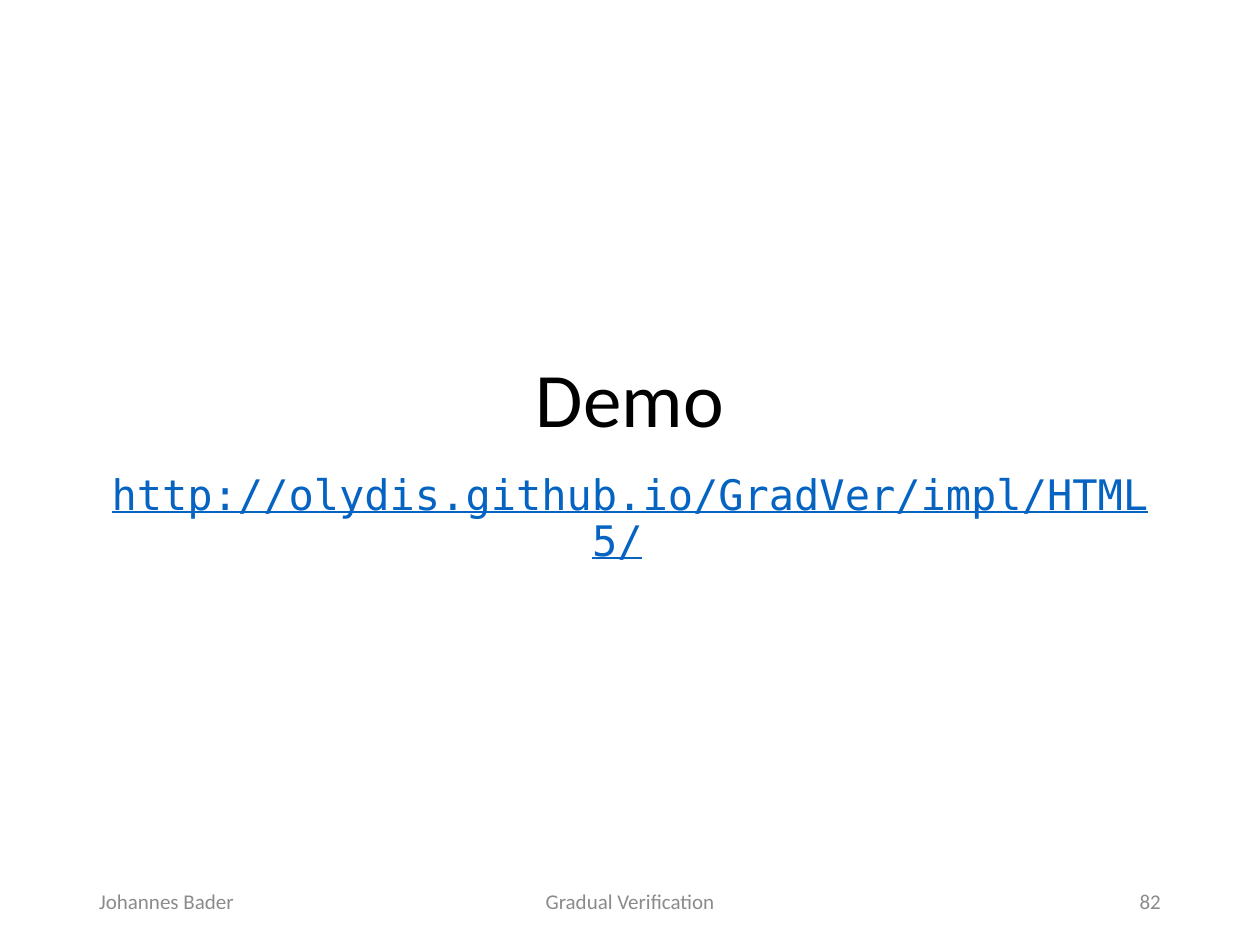
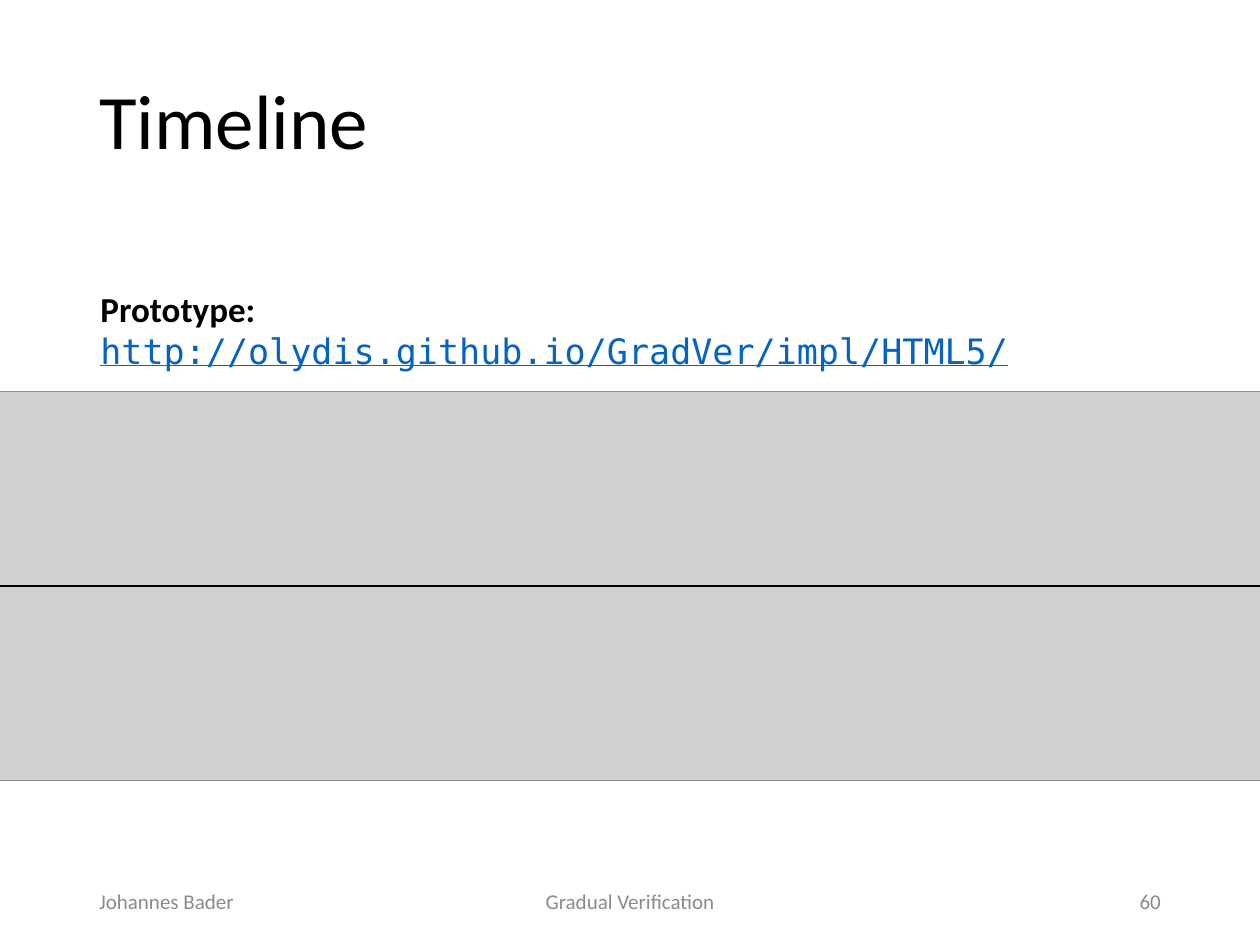
Before and after one commit to olydis/GradVerThesis, a slide deck: slide 60 of presentation/Final.pptx (slide 82 before the commit). Drawn at 1260x945 pixels with LibreOffice and Linux fonts; fonts in the diff are those of the drawing; grey boxes stand for pictures. Boxes give left, top, right and bottom in pixels: in the first picture for what was removed or moved away, otherwise in the second. Text is boxed around its words. In the diff, an @@ line names an element or a change of style, - is before the commit and + after.

```diff
--- a/presentation/Final.pptx
+++ b/presentation/Final.pptx
@@ title added at (99, 95, 368, 150), 44 pt, text #000000 @@
+Timeline
@@ text "Prototype: http://olydis.github.io/GradVer/impl/HTML5/" at (100, 299, 1008, 372): vertical alignment middle to top @@
@@ text at (100, 299, 1008, 372): text changed; size 24 to 20 pt @@
-Demo
-http://olydis.github.io/GradVer/impl/HTML5/
+Prototype: http://olydis.github.io/GradVer/impl/HTML5/
@@ group added at (0, 392, 1260, 781): 4 pictures, 1 line @@
@@ page number at (1140, 895, 1161, 909): text changed @@
-82
+60
```
Also in this commit, not shown: 7 other slides changed, 22 slides removed, 3 other files.
